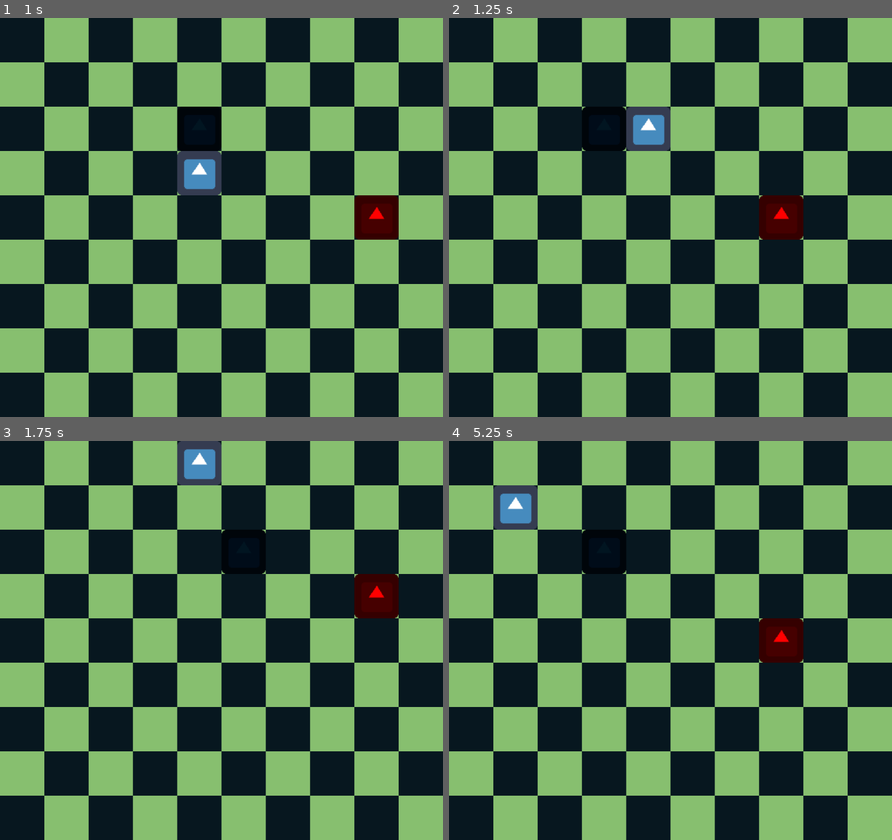
Above: before the commit, frames 1-4 (two rows, left to right).
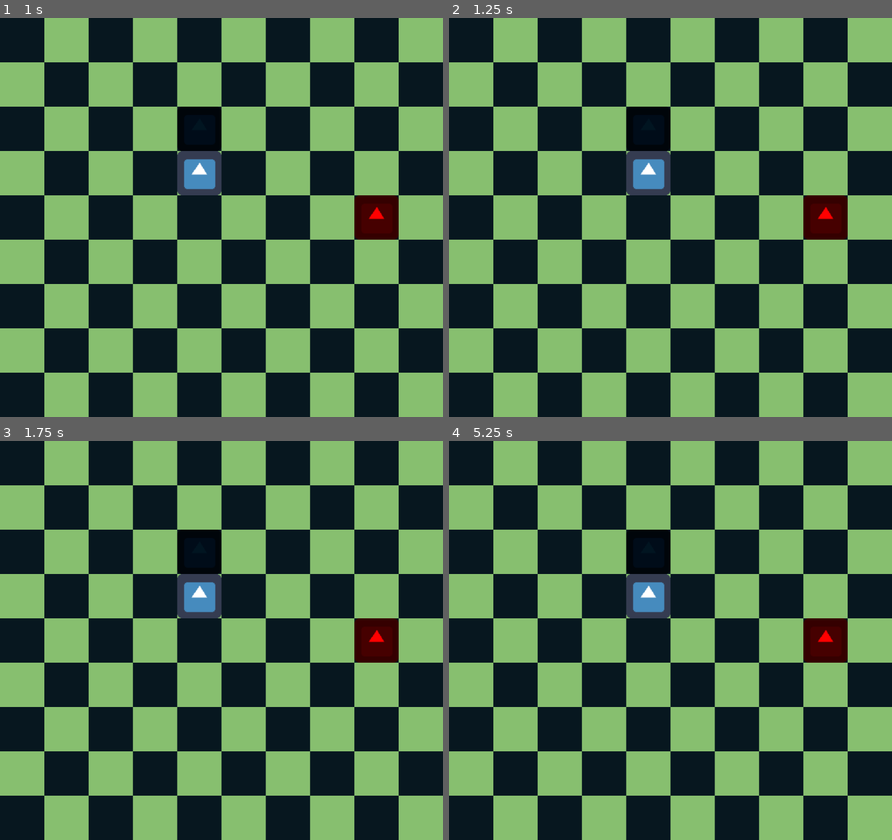
Above: after the commit, the same moments.

Repository: Eadric-the-Unwise/tilegrid
Game: Godot game, scene res://Main.tscn
Same seed, same stepped clock (60 frames per second), same inputs: the game is played once before the commit and once after it. The engine's default icon, where the game draws it, is replaced by a stand-in: a white triangle on a blue panel in a dark square.
Inputs:
- Up to frame 1 (1 s): tap Enter at 0.5 s; hold W (move_up) from 0.53 s (still down)
- Up to frame 2 (1.25 s): keep holding W (move_up)
- Up to frame 3 (1.75 s): keep holding W (move_up)
- Up to frame 4 (5.25 s): release W (move_up) at 2.03 s; hold A (move_left) 2.03-3.53 s; hold S (move_down) 3.53-4.28 s; hold D (move_right) 4.28-5.03 s; hold W (move_up) from 5.03 s (still down)

Frame 1 is identical in both runs. In frame 2, 5.5% of the frame differs, in the area x 29-90%, y 22-56%; in frame 3, 5.5%; in frame 4, 5.5%.

Commit message:
add in_combat collisions

Diff:
--- a/Enemy.tscn
+++ b/Enemy.tscn
@@ -1,10 +1,22 @@
-[gd_scene load_steps=4 format=2]
+[gd_scene load_steps=8 format=2]
 
 [ext_resource path="res://icon.png" type="Texture" id=1]
 [ext_resource path="res://Enemy.gd" type="Script" id=2]
 
 [sub_resource type="RectangleShape2D" id=1]
-extents = Vector2( 48, 48 )
+extents = Vector2( 40, 32 )
+
+[sub_resource type="RectangleShape2D" id=2]
+extents = Vector2( 32, 40 )
+
+[sub_resource type="RectangleShape2D" id=3]
+extents = Vector2( 40, 32 )
+
+[sub_resource type="RectangleShape2D" id=4]
+extents = Vector2( 32, 40 )
+
+[sub_resource type="RectangleShape2D" id=5]
+extents = Vector2( 32, 32 )
 
 [node name="Enemy" type="KinematicBody2D"]
 script = ExtResource( 2 )
@@ -17,5 +29,30 @@
 
 [node name="CollisionShape2D" type="CollisionShape2D" parent="."]
 visible = false
+position = Vector2( -40, 48 )
+shape = SubResource( 1 )
+disabled = true
+
+[node name="CollisionShape2D2" type="CollisionShape2D" parent="."]
+visible = false
+position = Vector2( 48, -40 )
+shape = SubResource( 2 )
+disabled = true
+
+[node name="CollisionShape2D3" type="CollisionShape2D" parent="."]
+visible = false
+position = Vector2( 136, 48 )
+shape = SubResource( 3 )
+disabled = true
+
+[node name="CollisionShape2D4" type="CollisionShape2D" parent="."]
+visible = false
+position = Vector2( 48, 136 )
+shape = SubResource( 4 )
+disabled = true
+
+[node name="CollisionShape2D5" type="CollisionShape2D" parent="."]
+visible = false
 position = Vector2( 48, 48 )
-shape = SubResource( 1 )
+scale = Vector2( 1.5, 1.5 )
+shape = SubResource( 5 )
--- a/EnemyBat.tscn
+++ b/EnemyBat.tscn
@@ -8,3 +8,6 @@
 
 [node name="Sprite" parent="." index="0"]
 modulate = Color( 0.00784314, 0.0862745, 0.133333, 1 )
+
+[node name="CollisionShape2D" parent="." index="1"]
+visible = false
--- a/Player.gd
+++ b/Player.gd
@@ -2,12 +2,15 @@
 extends KinematicBody2D
 
 onready var move_timer := $MoveTimer
+
+onready var area := $Area2D
 
 # "8x8 cell
 var cell_size := 48
 # "16x16" unit
 var unit_size := 96
 var spawn_point := Vector2(8.0, 12.0)
+var in_combat : bool = false
 
 # Called when the node enters the scene tree for the first time.
 func _ready() -> void:
@@ -17,7 +20,13 @@
 	# Set player starting position
 	position = spawn_point * cell_size
 	Autoload.player = self
+	area.connect("body_entered", self, "_on_Area2D_body_entered")
 
+
+func _on_Area2D_body_entered(body: Node):
+	in_combat = true
+	if in_combat:
+		print("in_combat")
 
 func _process(_delta: float) -> void:
 	if move_timer.time_left == 0.0:
@@ -30,8 +39,9 @@
 	direction.y = Input.get_axis("move_up", "move_down")
 
 	# wait for input
-	if direction != Vector2(0.0, 0.0):
-		Autoload.emit_signal("PlayerMovedSignal")
-		position += direction * unit_size
-		move_timer.start()
-		print(position / cell_size)
+	if !in_combat:
+		if direction != Vector2(0.0, 0.0):
+			Autoload.emit_signal("PlayerMovedSignal")
+			position += direction * unit_size
+			move_timer.start()
+			print(position / cell_size)
--- a/Player.tscn
+++ b/Player.tscn
@@ -1,12 +1,26 @@
-[gd_scene load_steps=4 format=2]
+[gd_scene load_steps=8 format=2]
 
 [ext_resource path="res://icon.png" type="Texture" id=1]
 [ext_resource path="res://Player.gd" type="Script" id=2]
 
-[sub_resource type="RectangleShape2D" id=1]
+[sub_resource type="RectangleShape2D" id=3]
 extents = Vector2( 48, 48 )
 
+[sub_resource type="RectangleShape2D" id=1]
+extents = Vector2( 32, 40 )
+
+[sub_resource type="RectangleShape2D" id=2]
+extents = Vector2( 40, 32 )
+
+[sub_resource type="RectangleShape2D" id=4]
+extents = Vector2( 40, 32 )
+
+[sub_resource type="RectangleShape2D" id=5]
+extents = Vector2( 32, 40 )
+
 [node name="Player" type="KinematicBody2D"]
+collision_layer = 0
+collision_mask = 2
 script = ExtResource( 2 )
 
 [node name="Sprite" type="Sprite" parent="."]
@@ -14,11 +28,30 @@
 scale = Vector2( 1.5, 1.5 )
 texture = ExtResource( 1 )
 
-[node name="CollisionShape2D" type="CollisionShape2D" parent="."]
-position = Vector2( 48, 48 )
-shape = SubResource( 1 )
-
 [node name="MoveTimer" type="Timer" parent="."]
 wait_time = 0.2
 one_shot = true
 autostart = true
+
+[node name="CollisionShape2D" type="CollisionShape2D" parent="."]
+visible = false
+position = Vector2( 48, 48 )
+shape = SubResource( 3 )
+
+[node name="Area2D" type="Area2D" parent="."]
+
+[node name="EnemyCollision1" type="CollisionShape2D" parent="Area2D"]
+position = Vector2( 48, 136 )
+shape = SubResource( 1 )
+
+[node name="EnemyCollision2" type="CollisionShape2D" parent="Area2D"]
+position = Vector2( -40, 48 )
+shape = SubResource( 2 )
+
+[node name="CollisionShape2D" type="CollisionShape2D" parent="Area2D"]
+position = Vector2( 136, 48 )
+shape = SubResource( 4 )
+
+[node name="CollisionShape2D2" type="CollisionShape2D" parent="Area2D"]
+position = Vector2( 48, -40 )
+shape = SubResource( 5 )
